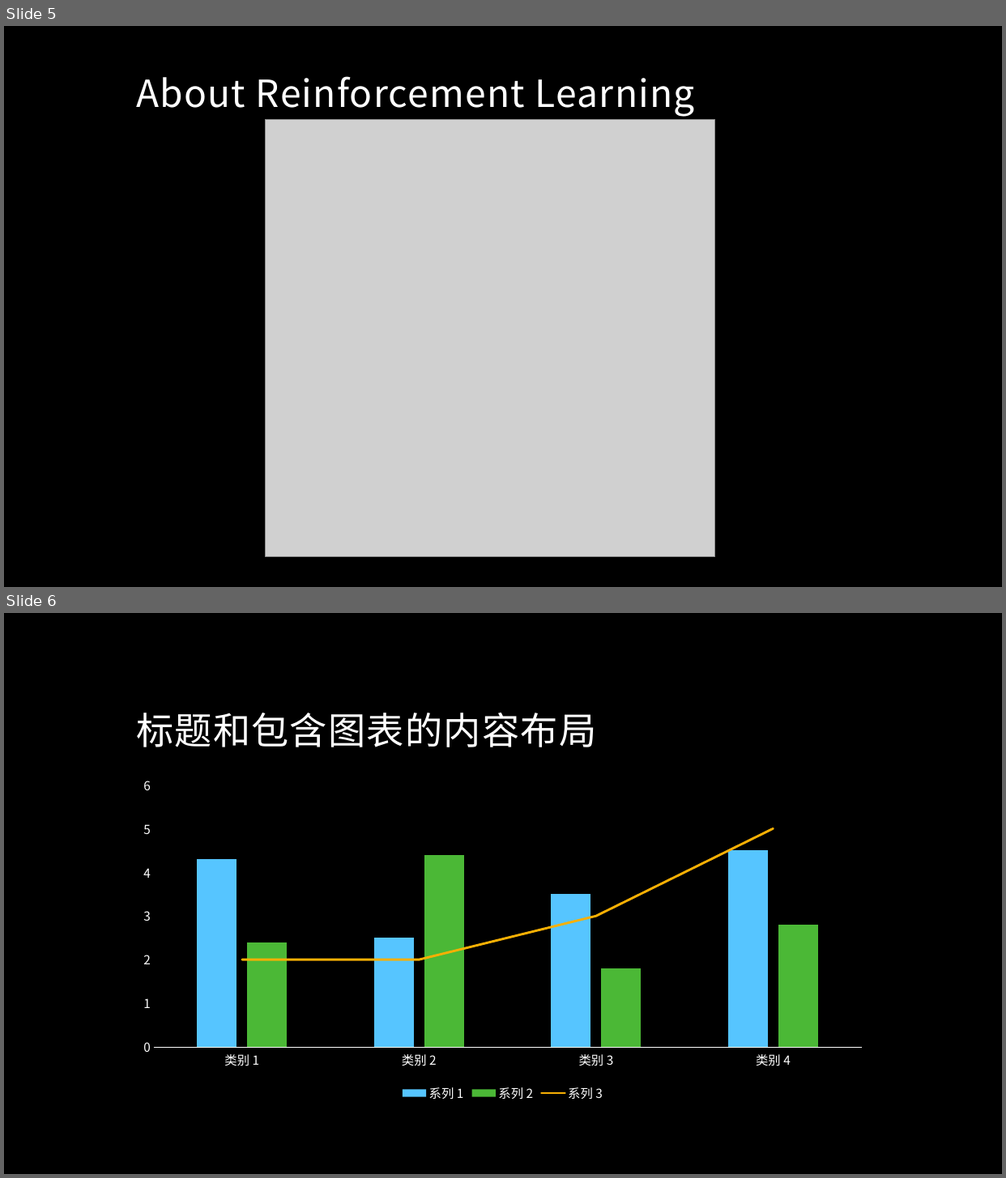
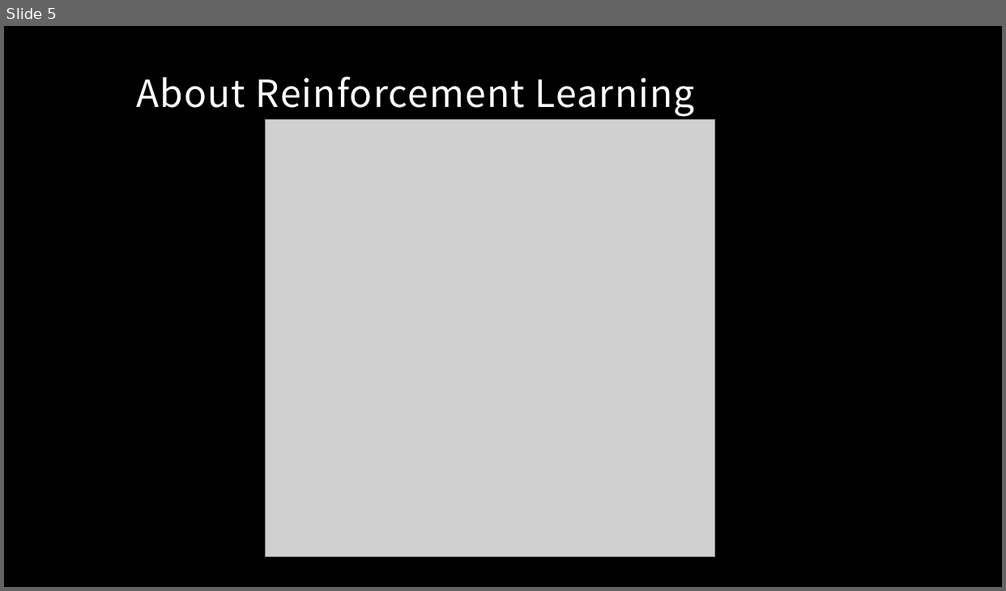
Before and after one commit to MacgyverLin/VintageComputer, a slide deck: Speech/Reinforcement Learning.pptx. Shown one above the other, each under a label of ours: slides 5 and 6 before the commit, slide 5 after it. The pictures are 1006x1178 and 1006x591 pixels, drawn with LibreOffice and Linux fonts; fonts in the diff are those of the drawing; grey boxes stand for pictures; background and template pictures are left out. Boxes give left, top, right and bottom in pixels: in the first picture for what was removed or moved away, otherwise in the second. Text is boxed around its words. In the diff, an @@ line names an element or a change of style, - is before the commit and + after.

```diff
--- a/Speech/Reinforcement Learning.pptx
+++ b/Speech/Reinforcement Learning.pptx
@@ slide 6 removed at [4,613,1002,1174], background picture (left out) @@
@@ title removed at [136,713,596,747] @@
-标题和包含图表的内容布局
@@ column chart removed at [128,769,876,1105] @@
-categories: 类别 1, 类别 2, 类别 3, 类别 4
-系列 1: 4.3, 2.5, 3.5, 4.5
-系列 2: 2.4, 4.4, 1.8, 2.8
-系列 3: 2, 2, 3, 5
```
Also in this commit, not shown: 11 slides added, 7 other slides removed.
